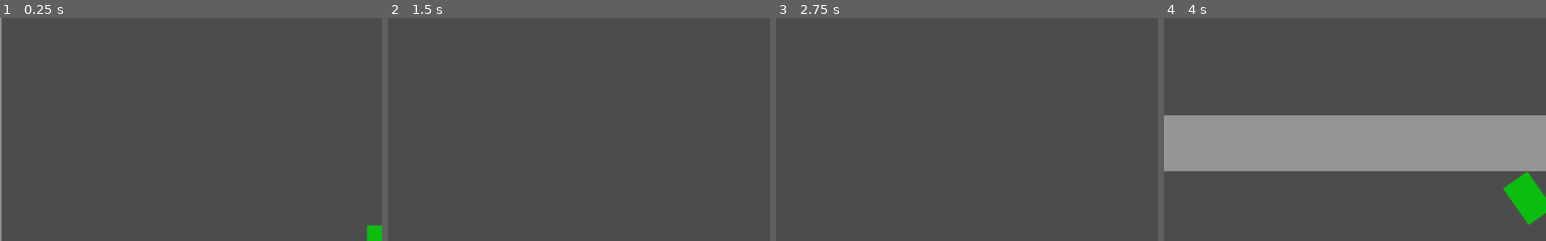
Above: before the commit, frames 1-4 (left to right).
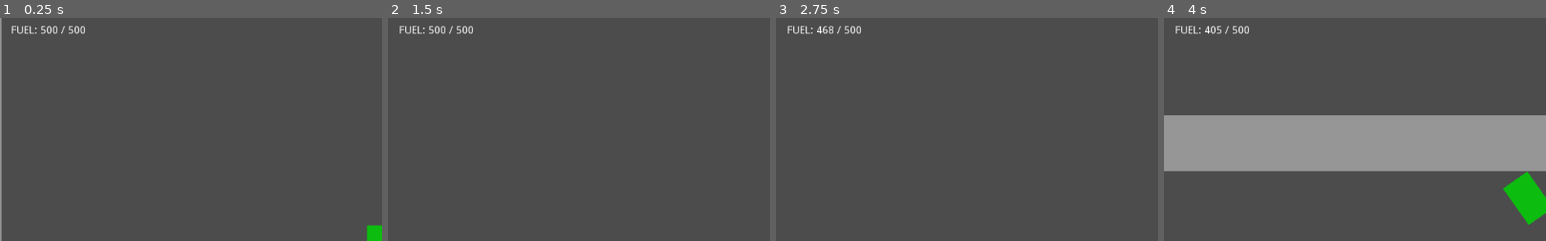
Above: after the commit, the same moments.

Repository: deengames/abu-hamid-x
Game: Godot game, scene res://prototype/Main.tscn
The game is run twice, just before and just after one commit, with the same random seed, the same clock (stepped at 60 frames per second) and the same inputs.
Inputs (mouse positions are % of the whole screen's width and height, from its top left):
- Up to frame 1 (0.25 s): no input
- Up to frame 2 (1.5 s): move the mouse to (72, 45) at 0.52 s; hold D (move_right) 0.53-1.28 s; click (72, 45) at 0.6 s; tap Space (jump) at 0.77 s; move the mouse to (30, 55) at 1.27 s; hold S (move_down) from 1.28 s (still down); tap Shift (boost) at 1.35 s; click (30, 55) at 1.42 s
- Up to frame 3 (2.75 s): tap Space (jump) at 1.52 s; move the mouse to (60, 28) at 2.02 s; release S (move_down) at 2.03 s; hold D (move_right) from 2.03 s (still down); tap Ctrl (toggle_jetpack) at 2.1 s; click (60, 28) at 2.17 s
- Up to frame 4 (4 s): move the mouse to (45, 70) at 2.77 s; release D (move_right) at 2.78 s; hold W (move_up) 2.78-3.53 s; tap E at 2.85 s; click (45, 70) at 2.92 s; tap Space (jump) at 3.02, 3.77 s; move the mouse to (80, 65) at 3.52 s; hold A (move_left) from 3.53 s (still down); click (80, 65) at 3.6 s
The pictures show only the part of the screen within x 0-50%, y 0-50%; the shares and areas given below are measured in that part.

The runs differ from the first frame. In frame 1, 0.4% of the frame differs, in the area x 3-23%, y 3-8%; in frame 2, 0.4%; in frame 3, 0.4%; in frame 4, 0.4%.

Commit message:
Added fuel indicator

Diff:
--- /dev/null
+++ b/prototype/Main.gd
@@ -0,0 +1,9 @@
+extends Node2D
+
+
+func _ready():
+	$CanvasLayer/Label.text = 'FUEL: ' + str(int($Player.fuel)) + ' / ' + str($Player.max_jetpack_fuel)
+
+
+func _on_Player_fuel_change(new_fuel, max_fuel):
+	$CanvasLayer/Label.text = 'FUEL: ' + str(int(new_fuel)) + ' / ' + str(max_fuel)
--- a/prototype/Main.tscn
+++ b/prototype/Main.tscn
@@ -1,10 +1,13 @@
-[gd_scene load_steps=4 format=2]
+[gd_scene load_steps=5 format=2]
 
-[ext_resource path="res://prototype/Wall.tscn" type="PackedScene" id=1]
-[ext_resource path="res://prototype/Player.tscn" type="PackedScene" id=2]
-[ext_resource path="res://prototype/Enemy.tscn" type="PackedScene" id=3]
+[ext_resource path="res://prototype/Main.gd" type="Script" id=1]
+[ext_resource path="res://prototype/Wall.tscn" type="PackedScene" id=2]
+[ext_resource path="res://prototype/Player.tscn" type="PackedScene" id=3]
+[ext_resource path="res://prototype/Enemy.tscn" type="PackedScene" id=4]
 
 [node name="Main" type="Node2D" index="0"]
+
+script = ExtResource( 1 )
 
 [node name="Walls" type="Node2D" parent="." index="0"]
 
@@ -68,23 +71,54 @@
 
 [node name="Wall8" parent="Walls" index="8" groups=[
 "wall",
-] instance=ExtResource( 1 )]
+] instance=ExtResource( 2 )]
 
 position = Vector2( 481.57, 37.0902 )
 rotation = 1.5708
 
 [node name="Wall10" parent="Walls" index="9" groups=[
 "wall",
-] instance=ExtResource( 1 )]
+] instance=ExtResource( 2 )]
 
 position = Vector2( 441.196, -1063.04 )
 rotation = 1.5708
 scale = Vector2( 0.999999, 1 )
 
-[node name="Player" parent="." index="1" instance=ExtResource( 2 )]
+[node name="Player" parent="." index="1" instance=ExtResource( 3 )]
 
 position = Vector2( 510.481, 301.267 )
 
-[node name="Enemy" parent="." index="2" instance=ExtResource( 3 )]
+[node name="Enemy" parent="." index="2" instance=ExtResource( 4 )]
 
 position = Vector2( 832.523, 471.626 )
+
+[node name="CanvasLayer" type="CanvasLayer" parent="." index="3"]
+
+layer = 1
+offset = Vector2( 0, 0 )
+rotation = 0.0
+scale = Vector2( 1, 1 )
+transform = Transform2D( 1, 0, 0, 1, 0, 0 )
+
+[node name="Label" type="Label" parent="CanvasLayer" index="0"]
+
+anchor_left = 0.0
+anchor_top = 0.0
+anchor_right = 0.0
+anchor_bottom = 0.0
+margin_left = 15.0
+margin_top = 10.0
+margin_right = 40.0
+margin_bottom = 24.0
+rect_pivot_offset = Vector2( 0, 0 )
+rect_clip_content = false
+mouse_filter = 2
+mouse_default_cursor_shape = 0
+size_flags_horizontal = 1
+size_flags_vertical = 4
+percent_visible = 1.0
+lines_skipped = 0
+max_lines_visible = -1
+_sections_unfolded = [ "Margin" ]
+
+[connection signal="fuel_change" from="Player" to="." method="_on_Player_fuel_change"]
Not shown: 1 places in prototype/Main.tscn that only renumber resources
